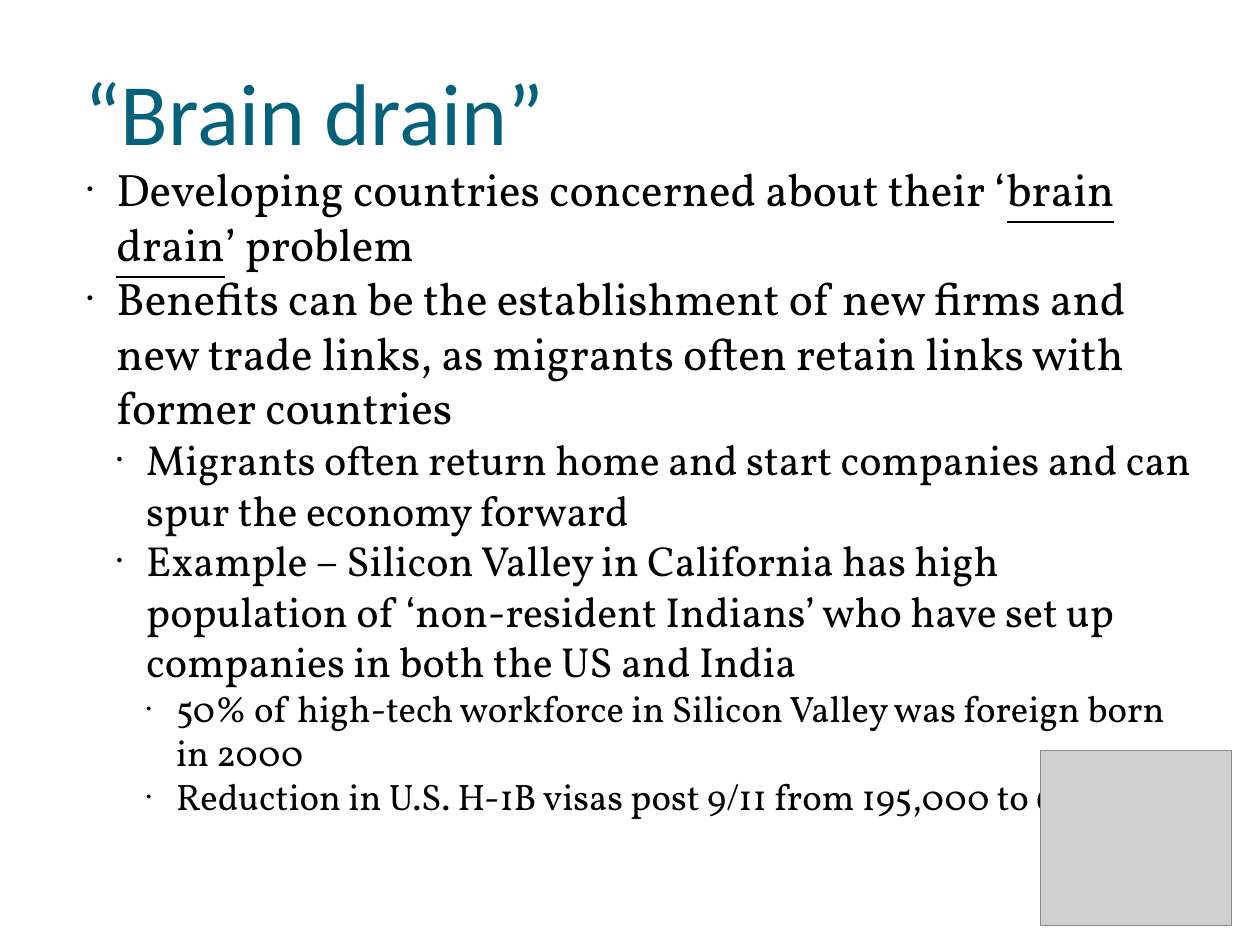
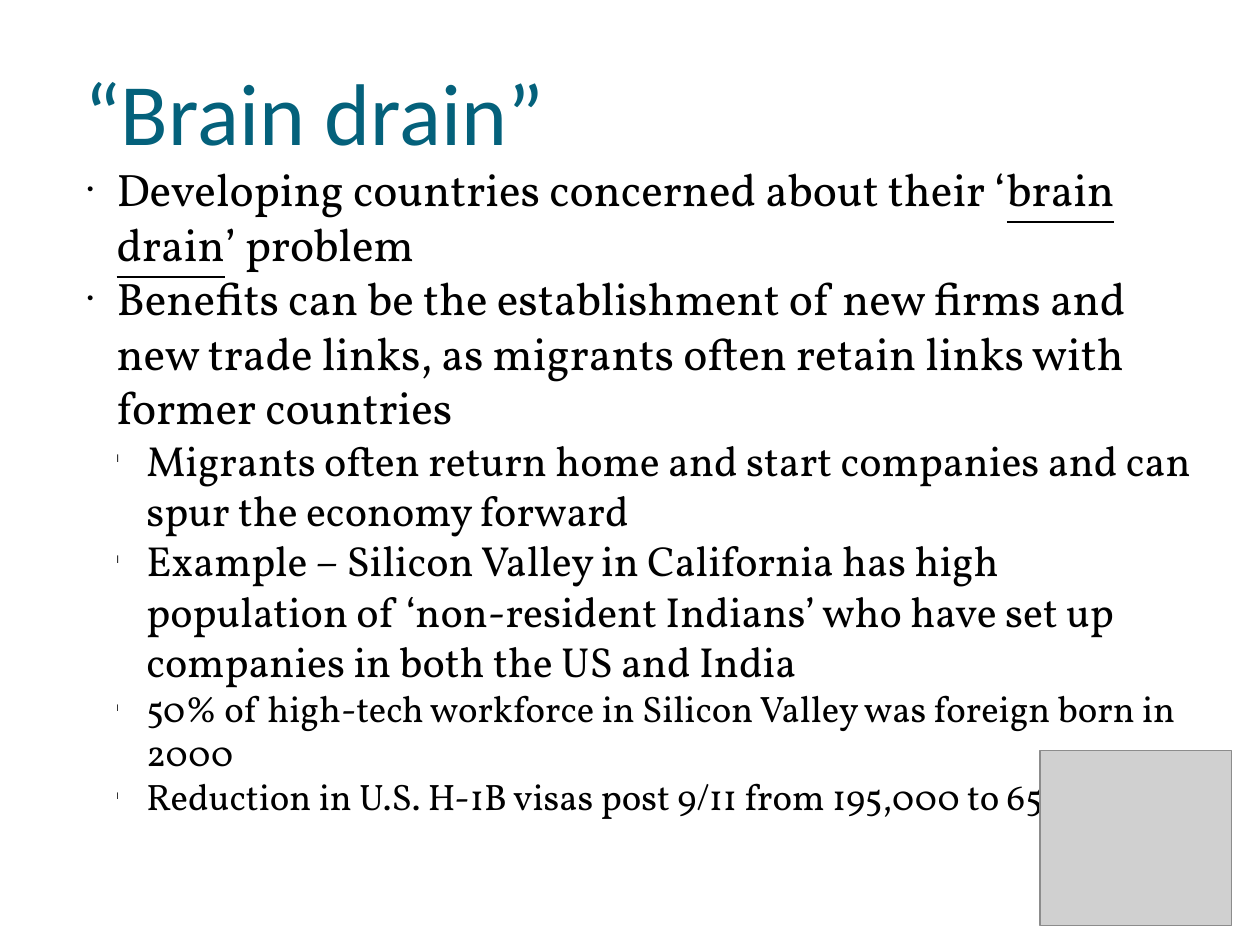
Before and after one commit to muff1nman/ClassNotes, a slide deck: slide 19 of Econ/PPT/S13_Lecture_24.pptx (slide 18 before the commit). Drawn at 1260x945 pixels with LibreOffice and Linux fonts; fonts in the diff are those of the drawing; grey boxes stand for pictures. Boxes give left, top, right and bottom in pixels: in the first picture for what was removed or moved away, otherwise in the second. Text is boxed around its words. In the diff, an @@ line names an element or a change of style, - is before the commit and + after.

```diff
--- a/Econ/PPT/S13_Lecture_24.pptx
+++ b/Econ/PPT/S13_Lecture_24.pptx
@@ text at (146, 446, 1191, 828): bullet ● to l; list level 3 to 2 in "50% of high-tech workforce in ..."; list level 3 to 2 in "Reduction in U.S. H-1B visas ..." @@
```
Also in this commit, not shown: 9 other slides changed, 1 slide added, 3 other files.
